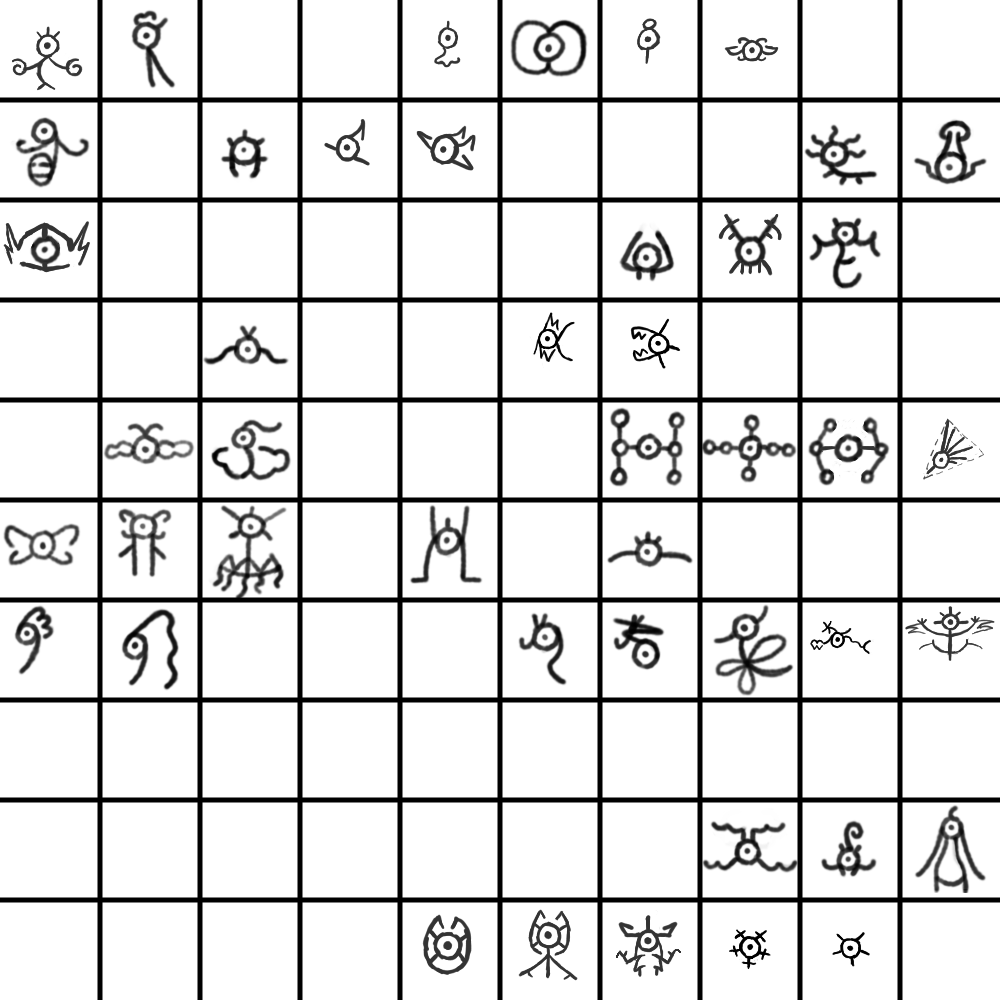
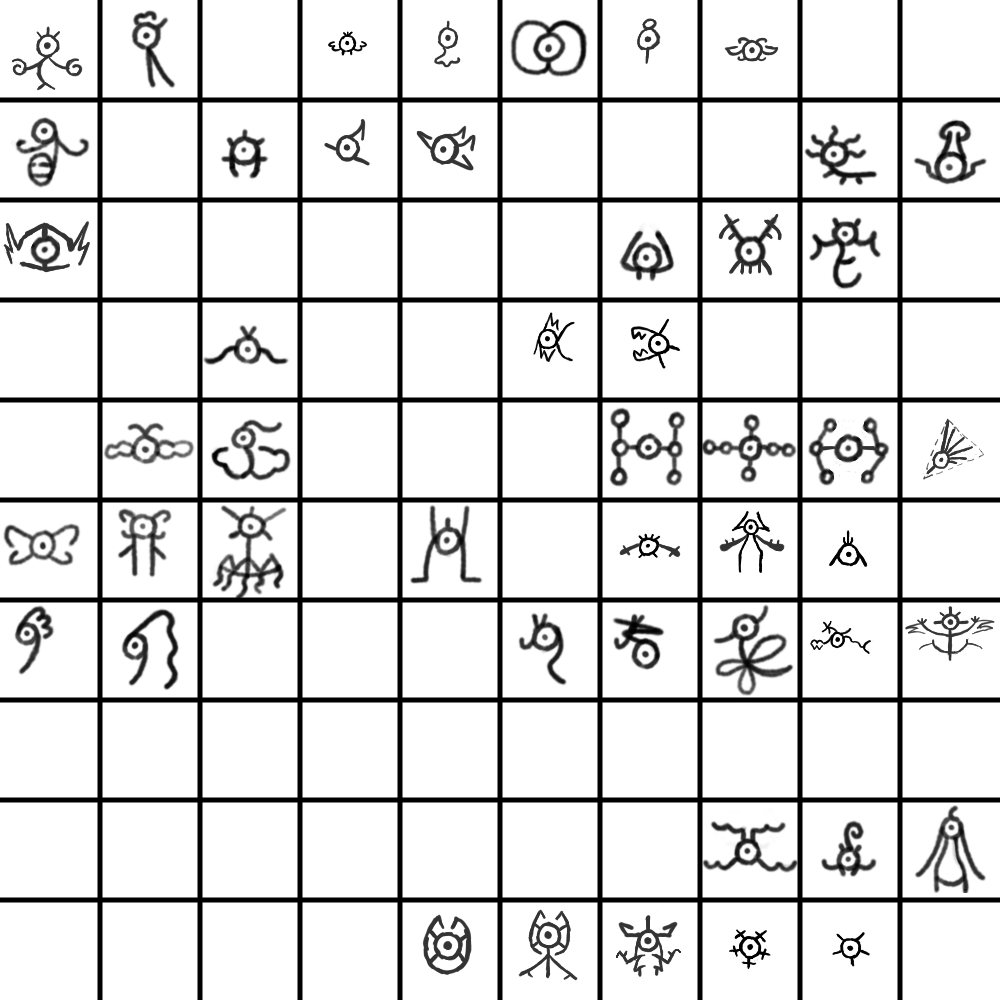
The second 1000×1000 image is a revision of the first. Changes to its layers:
painted on "Paint Layer 1" over (328, 31, 868, 573)
